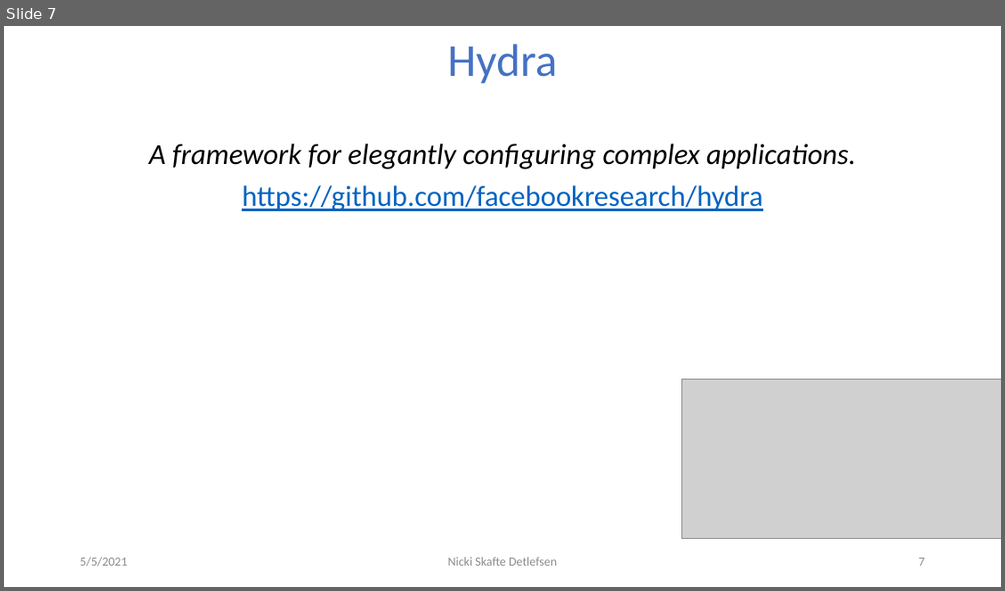
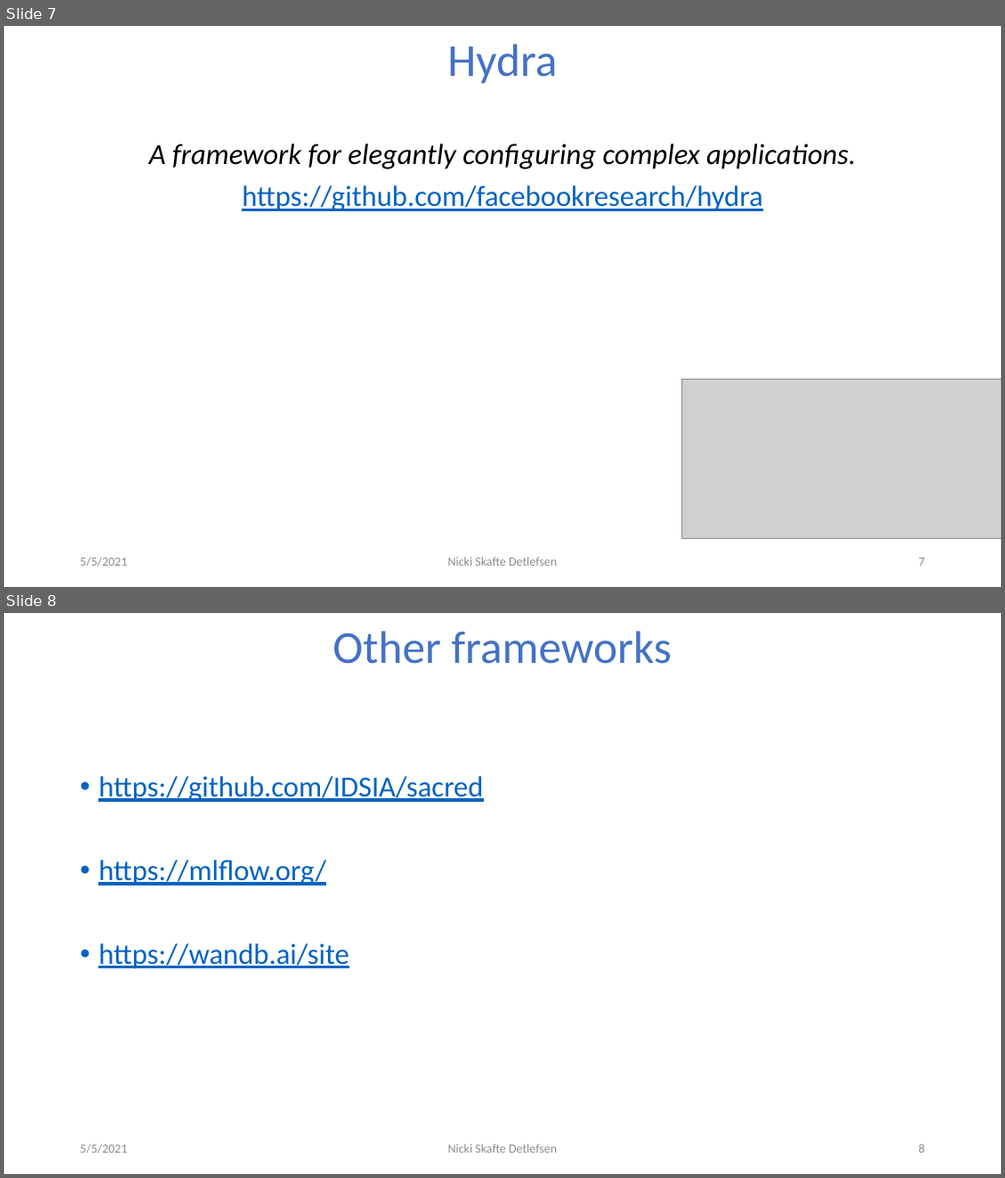
Before and after one commit to DeepEasterbunny/dtu_mlops, a slide deck: 8_reproduceability/Reproduceability.pptx. Shown one above the other, each under a label of ours: slide 7 before the commit, slides 7 and 8 after it. The pictures are 1005x591 and 1005x1178 pixels, drawn with LibreOffice and Linux fonts; fonts in the diff are those of the drawing; grey boxes stand for pictures; background and template pictures are left out. Boxes give left, top, right and bottom in pixels: in the first picture for what was removed or moved away, otherwise in the second. Text is boxed around its words. In the diff, an @@ line names an element or a change of style, - is before the commit and + after.

```diff
--- a/8_reproduceability/Reproduceability.pptx
+++ b/8_reproduceability/Reproduceability.pptx
@@ slide 8 added at (x1=4, y1=613, x2=1001, y2=1174), background #FFFFFF @@
@@ title added at (x1=332, y1=631, x2=672, y2=664), 44 pt, text #4472C4 @@
+Other frameworks
@@ text added at (x1=98, y1=776, x2=483, y2=969), 28 pt, text #0563C1, underline @@
+• https://github.com/IDSIA/sacred
+• https://mlflow.org/
+• https://wandb.ai/site
@@ text added at (x1=80, y1=1143, x2=127, y2=1153), 12 pt, text #8C8C8C @@
+5/5/2021
@@ text added at (x1=448, y1=1143, x2=557, y2=1152), 12 pt, text #8C8C8C @@
+Nicki Skafte Detlefsen
@@ page number added at (x1=918, y1=1143, x2=924, y2=1152), 12 pt, text #8C8C8C @@
+8
```
Also in this commit, not shown: 5 other files.
